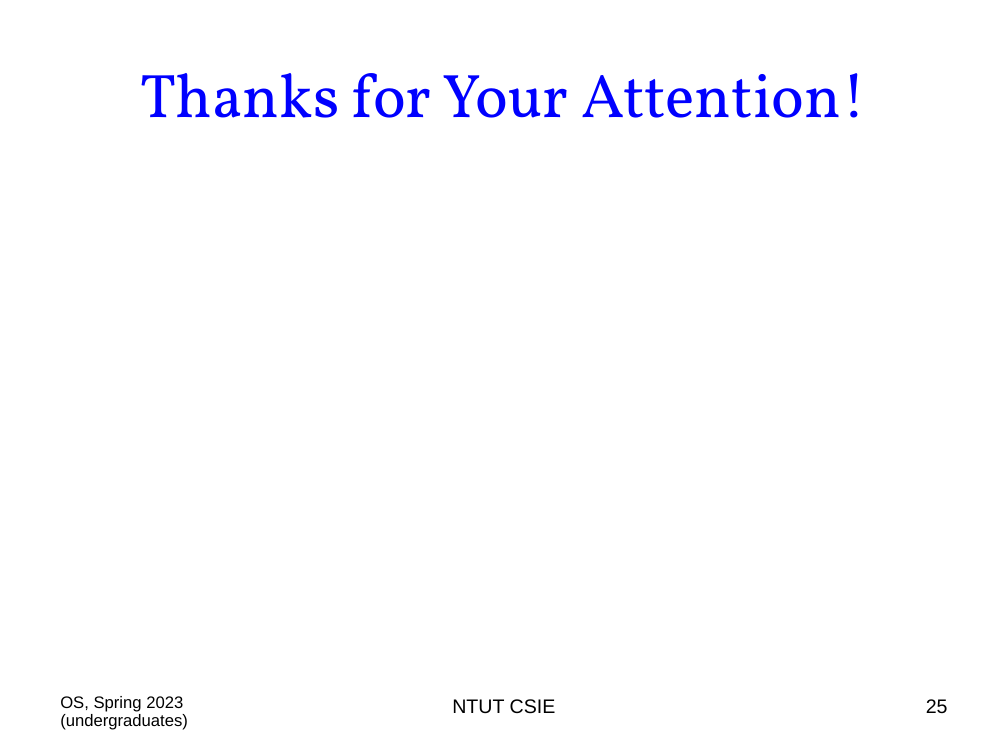
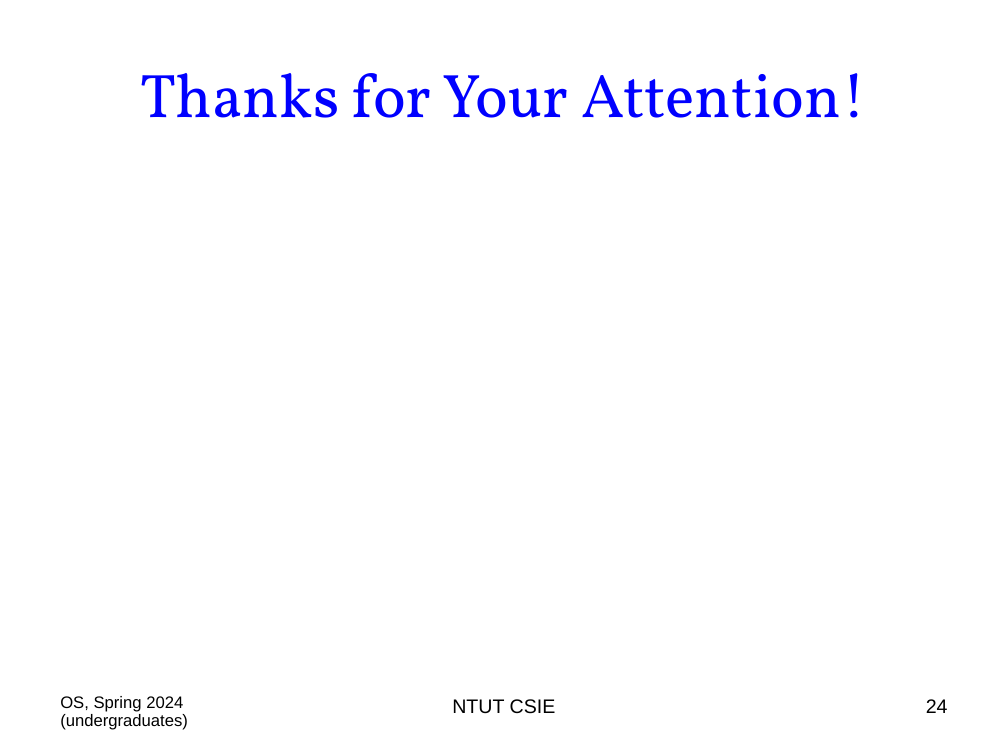
Before and after one commit to chriswjh/chriswjh.github.io, a slide deck: slide 24 of OSu/00-Overview.ppt (slide 25 before the commit). Drawn at 1008x756 pixels with LibreOffice and Linux fonts; fonts in the diff are those of the drawing. Boxes give left, top, right and bottom in pixels: in the first picture for what was removed or moved away, otherwise in the second. Text is boxed around its words. In the diff, an @@ line names an element or a change of style, - is before the commit and + after.

```diff
--- a/OSu/00-Overview.ppt
+++ b/OSu/00-Overview.ppt
@@ text at (60, 696, 188, 730): text changed @@
-OS, Spring 2023 (undergraduates)
+OS, Spring 2024 (undergraduates)
@@ page number at (926, 699, 948, 713): text changed @@
-25
+24
```
Also in this commit, not shown: 23 other slides changed, 1 slide removed.
